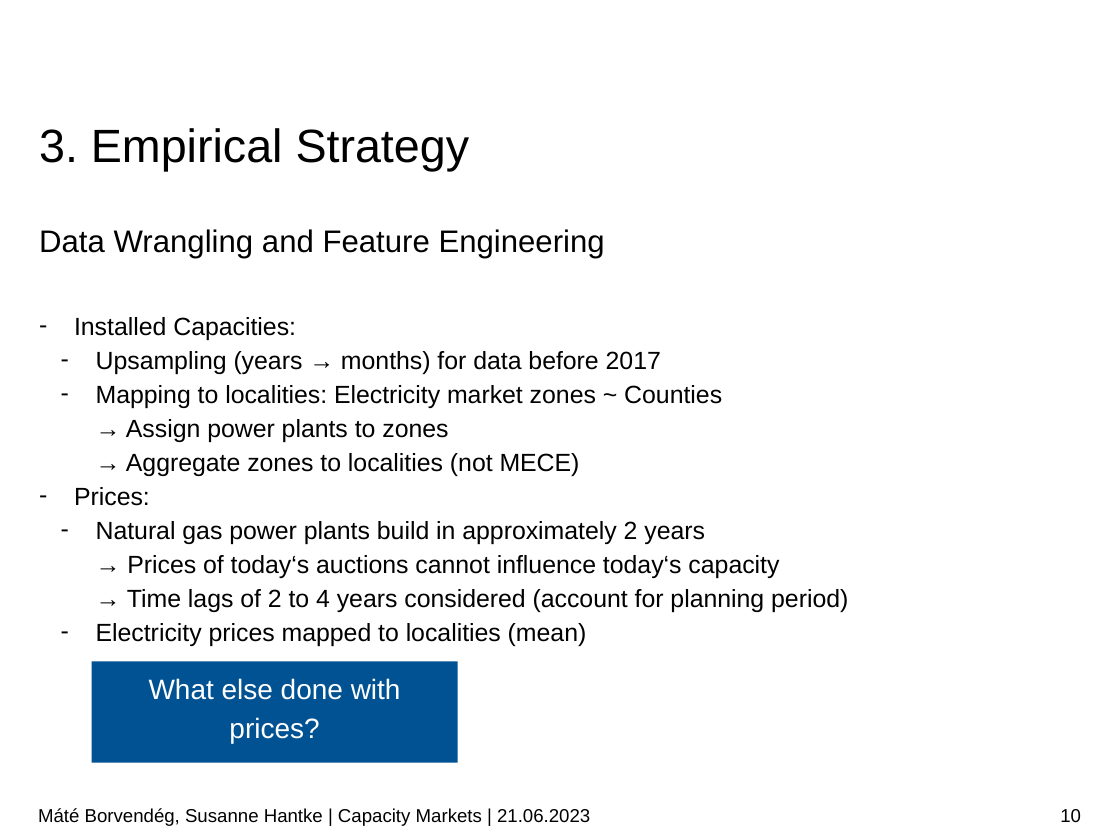
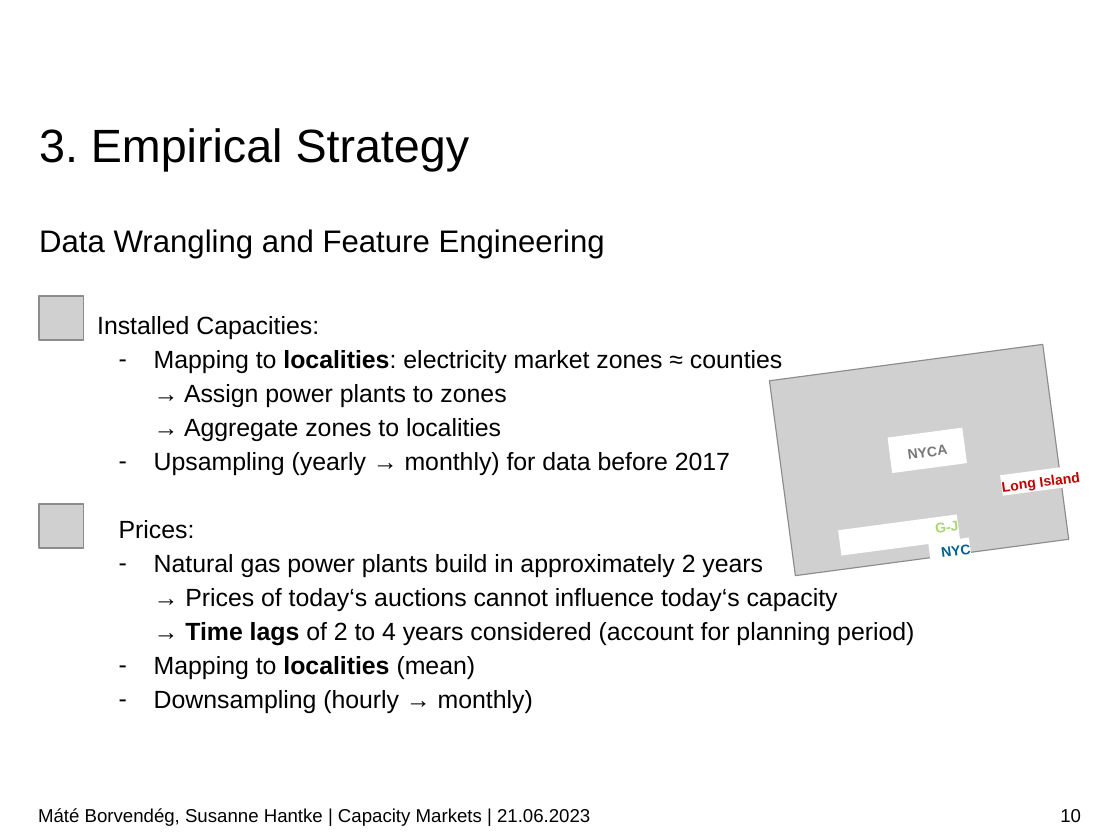
Before and after one commit to borvendegmate/tum_power_system_economics, a slide deck: slide 10 of Final_Presentation_Borvendeg_Hantke.pptx. Drawn at 1120x840 pixels with LibreOffice and Linux fonts; fonts in the diff are those of the drawing; grey boxes stand for pictures; background and template pictures are left out. Boxes give left, top, right and bottom in pixels: in the first picture for what was removed or moved away, otherwise in the second. Text is boxed around its words. In the diff, an @@ line names an element or a change of style, - is before the commit and + after.

```diff
--- a/Final_Presentation_Borvendeg_Hantke.pptx
+++ b/Final_Presentation_Borvendeg_Hantke.pptx
@@ picture added at (x1=39, y1=296, x2=83, y2=339) @@
@@ text at (x1=97, y1=316, x2=914, y2=646): bold on in "Time lags"; bullet - to none @@
@@ text "Installed Capacities:" moved from (x1=74, y1=317, x2=848, y2=646) to (x1=97, y1=316, x2=914, y2=713) @@
@@ text at (x1=154, y1=350, x2=782, y2=475): text changed @@
-  – Upsampling (years → months) for data before 2017
-  – Mapping to localities: Electricity market zones ~ Counties
-    → Assign power plants to zones
-    → Aggregate zones to localities (not MECE)
+  – Mapping to localities: electricity market zones ≈ counties
+    → Assign power plants to zones
+    → Aggregate zones to localities
+  – Upsampling (yearly → monthly) for data before 2017
@@ picture added at (x1=39, y1=504, x2=83, y2=548) @@
@@ group added at (x1=770, y1=344, x2=1094, y2=576): 4 rectangles, 1 picture @@
+Long Island
+NYC
+NYCA
+G-J
@@ text at (x1=154, y1=656, x2=533, y2=713): text changed @@
-  – Electricity prices mapped to localities (mean)
+  – Mapping to localities (mean)
+  – Downsampling (hourly → monthly)
@@ rectangle removed at (x1=92, y1=662, x2=458, y2=763) @@
-What else done with prices?
```
Also in this commit, not shown: 13 other slides changed, 3 slides added.
